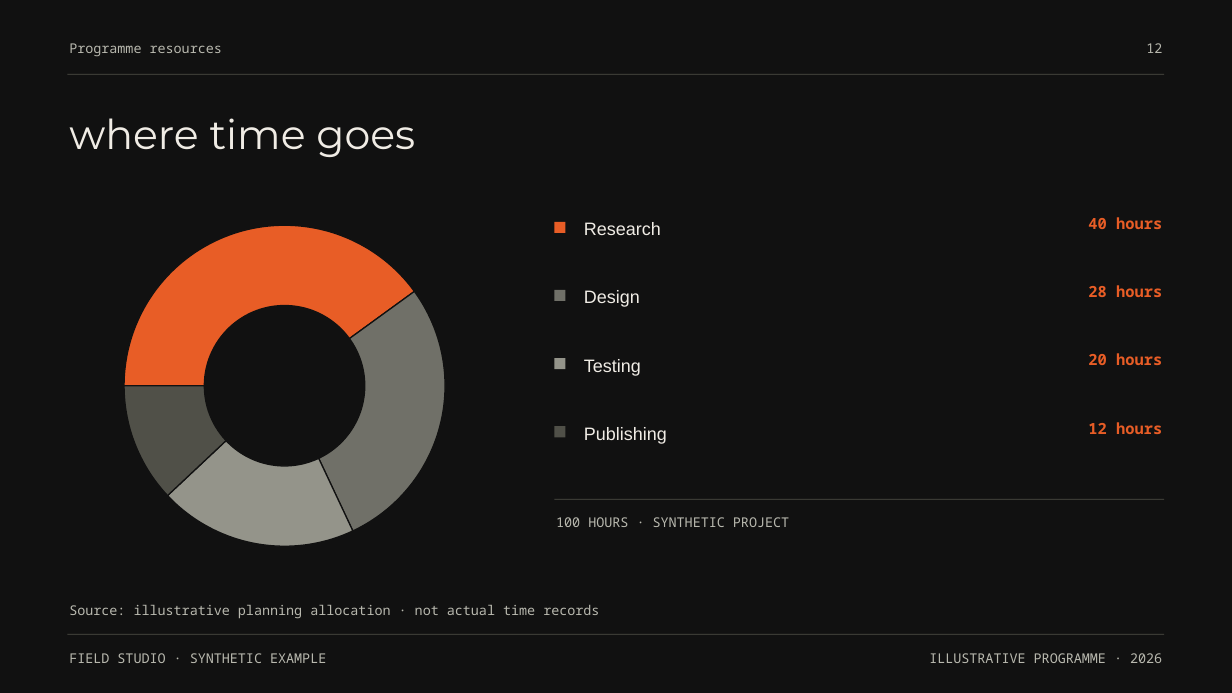
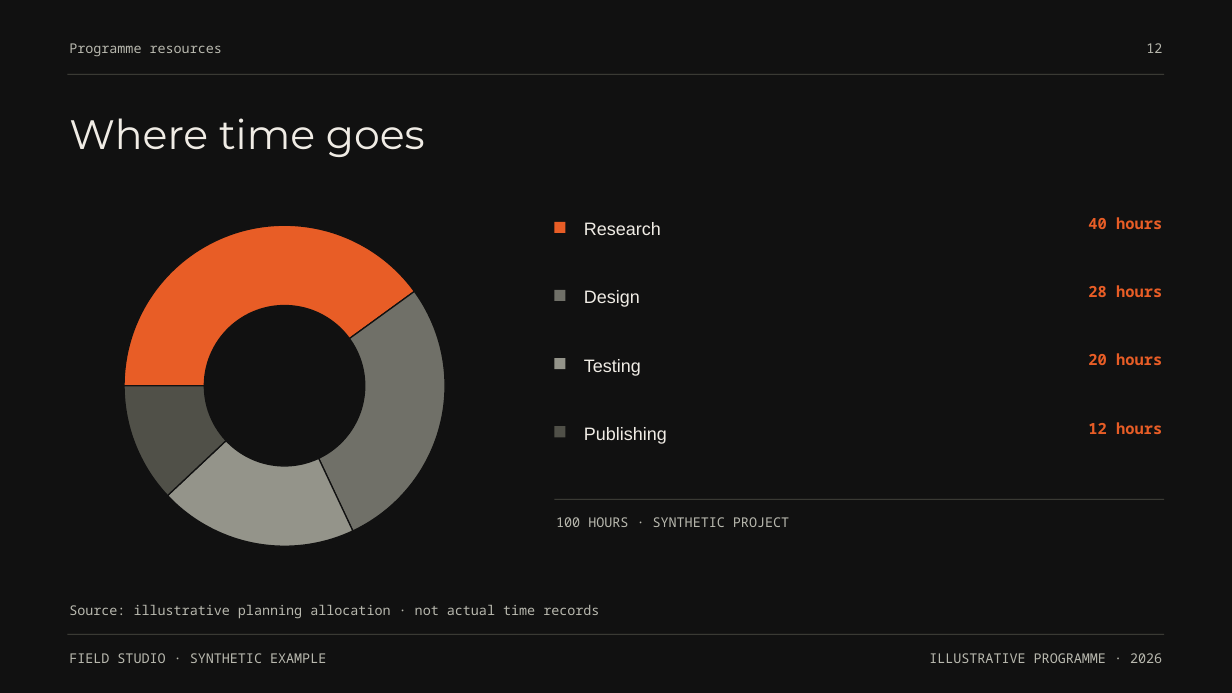
Before and after one commit to hustcer/pptx-nova, a slide deck: slide 12 of pptx-nova/assets/examples/broadside/deck.pptx. Drawn at 1232x693 pixels with LibreOffice and Linux fonts; fonts in the diff are those of the drawing. Boxes give left, top, right and bottom in pixels: in the first picture for what was removed or moved away, otherwise in the second. Text is boxed around its words. In the diff, an @@ line names an element or a change of style, - is before the commit and + after.

```diff
--- a/pptx-nova/assets/examples/broadside/deck.pptx
+++ b/pptx-nova/assets/examples/broadside/deck.pptx
@@ text at (x1=69, y1=118, x2=425, y2=157): text changed @@
-where time goes
+Where time goes
```
Also in this commit, not shown: 9 other slides changed, 14 other files.
